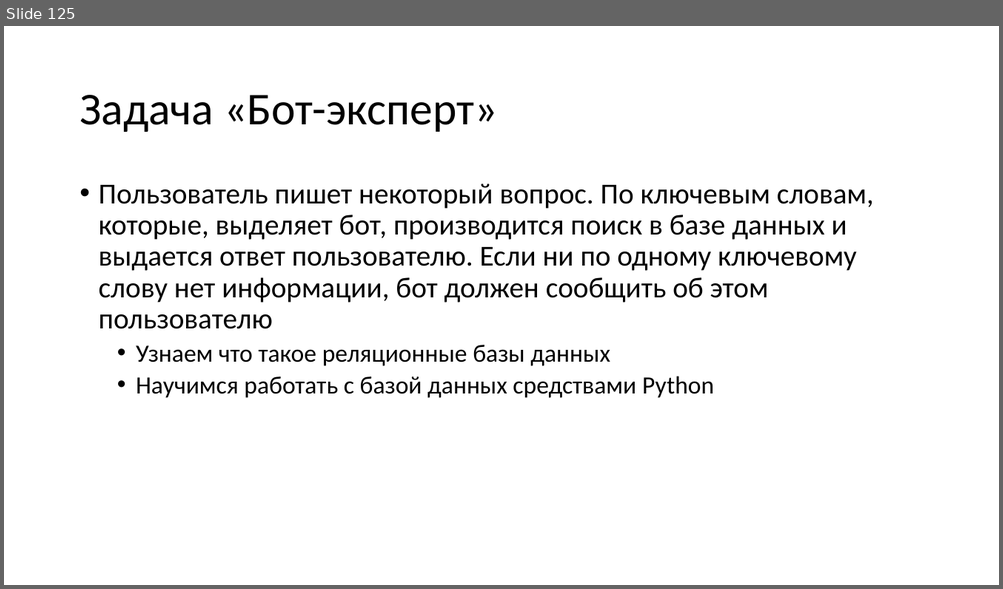
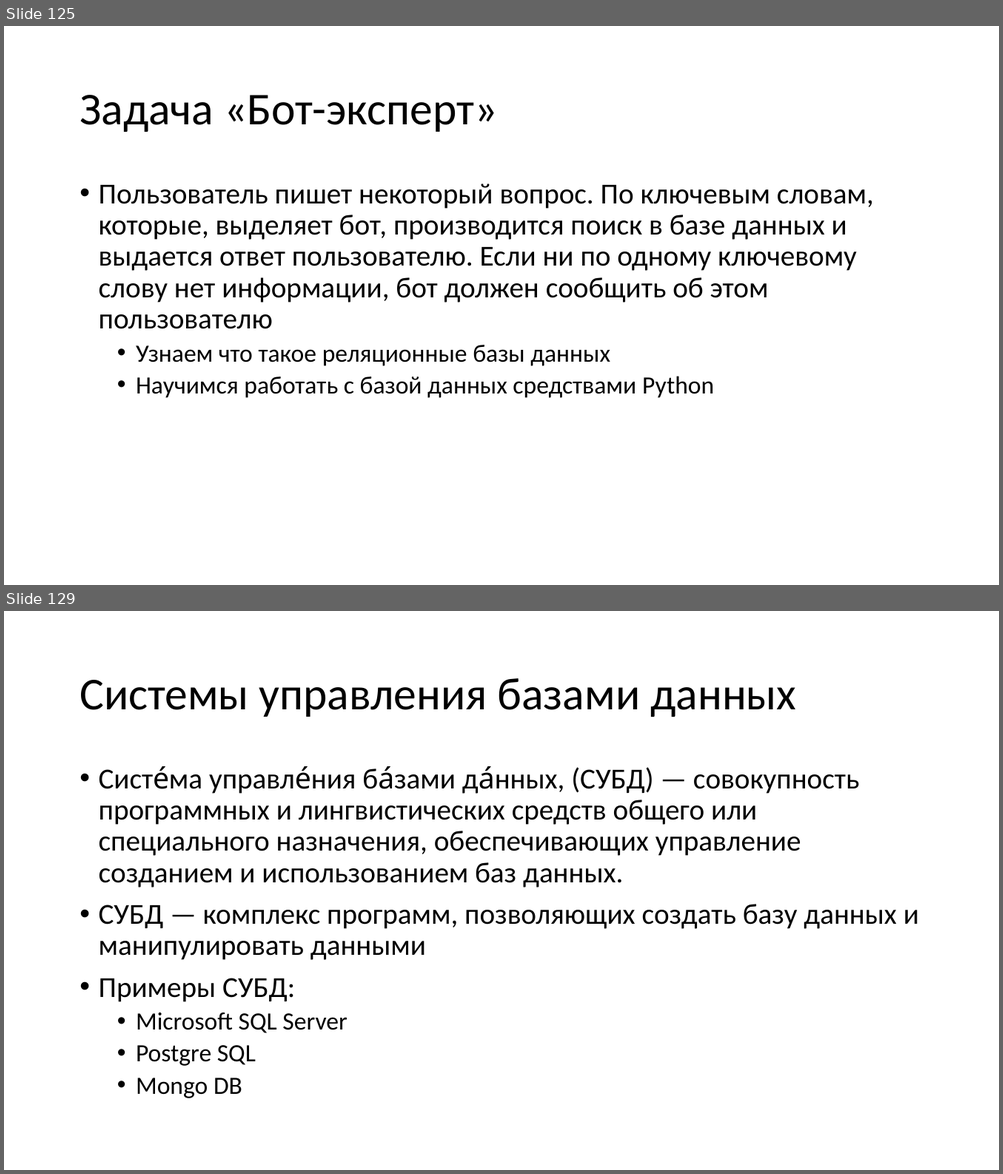
Before and after one commit to paveltsytovich/telegram-course, a slide deck: Presentation/Разработка ботов для телеграмм на Python.pptx. Shown one above the other, each under a label of ours: slide 125 before the commit, slides 125 and 129 after it; the slides between them are not shown. The pictures are 1003x589 and 1003x1174 pixels, drawn with LibreOffice and Linux fonts; fonts in the diff are those of the drawing. Boxes give left, top, right and bottom in pixels: in the first picture for what was removed or moved away, otherwise in the second. Text is boxed around its words. In the diff, an @@ line names an element or a change of style, - is before the commit and + after.

Commit message:
Определение базы данных, СУБД и таблиц

```diff
--- a/Presentation/Разработка ботов для телеграмм на Python.pptx
+++ b/Presentation/Разработка ботов для телеграмм на Python.pptx
@@ slide 129 added at (4, 611, 999, 1170), background #FFFFFF @@
@@ title added at (79, 678, 796, 717), 44 pt, text #000000 @@
+Системы управления базами данных
@@ text added at (99, 767, 919, 1099), 28 pt, text #000000 @@
+• Систе́ма управле́ния ба́зами да́нных, (СУБД) — совокупность программных и лингвистических средств общего или специального назначения, обеспечивающих управление созданием и использованием баз данных.
+• СУБД — комплекс программ, позволяющих создать базу данных и манипулировать данными
+• Примеры СУБД:
+  • Microsoft SQL Server
+  • Postgre SQL
+  • Mongo DB
```
Also in this commit, not shown: 1 slide changed, 8 other slides added.
